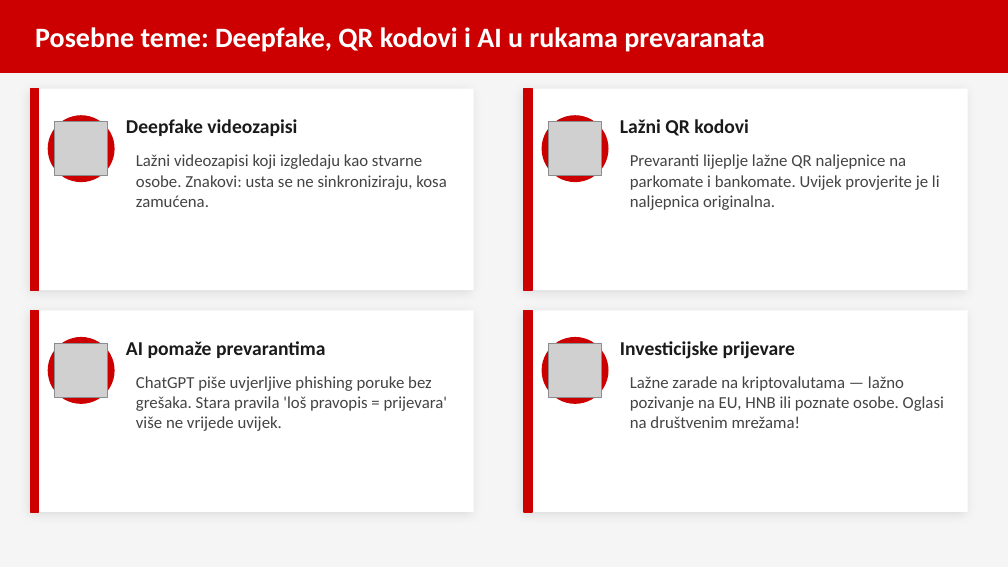
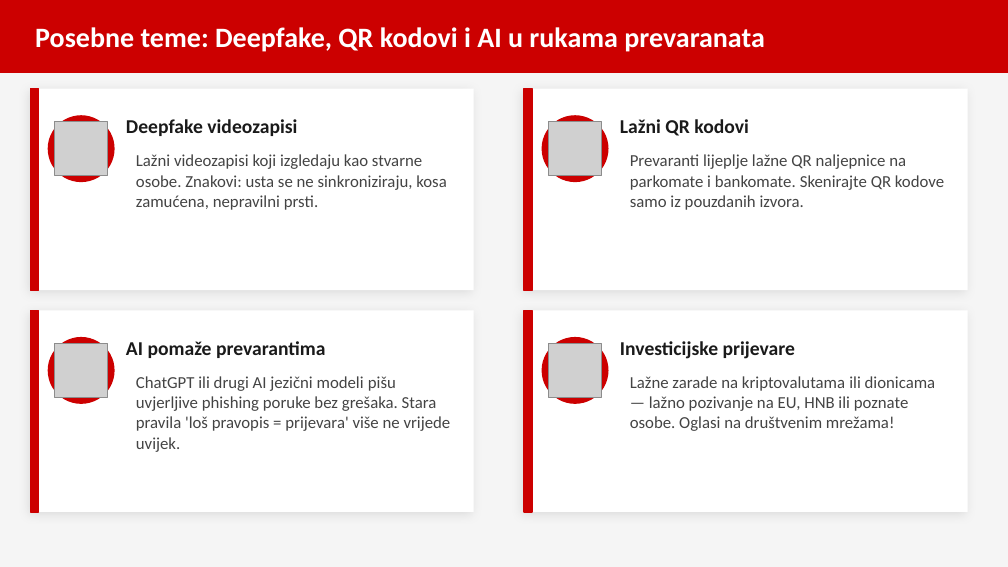
Before and after one commit to brunobilandzic/dipl, a slide deck: slide 15 of praksa/RAST/izradaprezentacije/Sigurnost_na_internetu_prezentacija.pptx (slide 14 before the commit). Drawn at 1008x567 pixels with LibreOffice and Linux fonts; fonts in the diff are those of the drawing; grey boxes stand for pictures. Boxes give left, top, right and bottom in pixels: in the first picture for what was removed or moved away, otherwise in the second. Text is boxed around its words. In the diff, an @@ line names an element or a change of style, - is before the commit and + after.

```diff
--- a/praksa/RAST/izradaprezentacije/Sigurnost_na_internetu_prezentacija.pptx
+++ b/praksa/RAST/izradaprezentacije/Sigurnost_na_internetu_prezentacija.pptx
@@ text at (136, 154, 447, 210): text changed @@
-Lažni videozapisi koji izgledaju kao stvarne osobe. Znakovi: usta se ne sinkroniziraju, kosa zamućena.
+Lažni videozapisi koji izgledaju kao stvarne osobe. Znakovi: usta se ne sinkroniziraju, kosa zamućena, nepravilni prsti.
@@ text at (630, 154, 944, 210): text changed @@
-Prevaranti lijeplje lažne QR naljepnice na parkomate i bankomate. Uvijek provjerite je li naljepnica originalna.
+Prevaranti lijeplje lažne QR naljepnice na parkomate i bankomate. Skenirajte QR kodove samo iz pouzdanih izvora.
@@ text at (136, 376, 451, 452): text changed @@
-ChatGPT piše uvjerljive phishing poruke bez grešaka. Stara pravila 'loš pravopis = prijevara' više ne vrijede uvijek.
+ChatGPT ili drugi AI jezični modeli pišu uvjerljive phishing poruke bez grešaka. Stara pravila 'loš pravopis = prijevara' više ne vrijede uvijek.
@@ text at (630, 376, 936, 431): text changed @@
-Lažne zarade na kriptovalutama — lažno pozivanje na EU, HNB ili poznate osobe. Oglasi na društvenim mrežama!
+Lažne zarade na kriptovalutama ili dionicama — lažno pozivanje na EU, HNB ili poznate osobe. Oglasi na društvenim mrežama!
```
Also in this commit, not shown: 6 other slides changed, 2 slides added, 1 slide removed, 1 other file.
